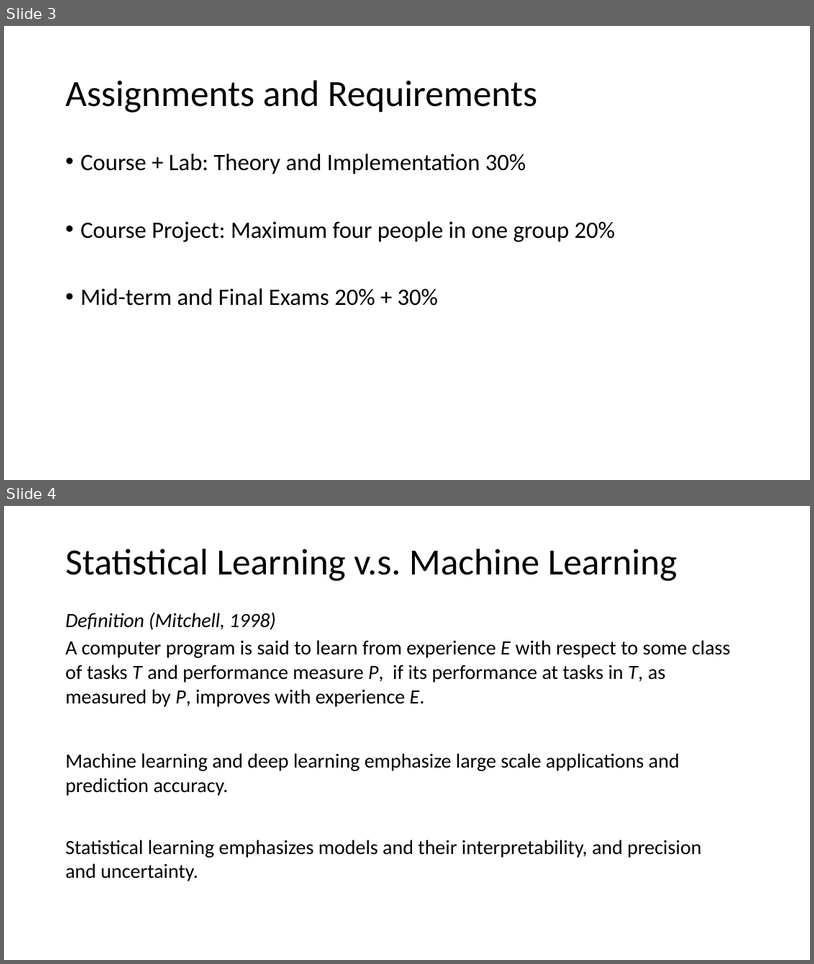
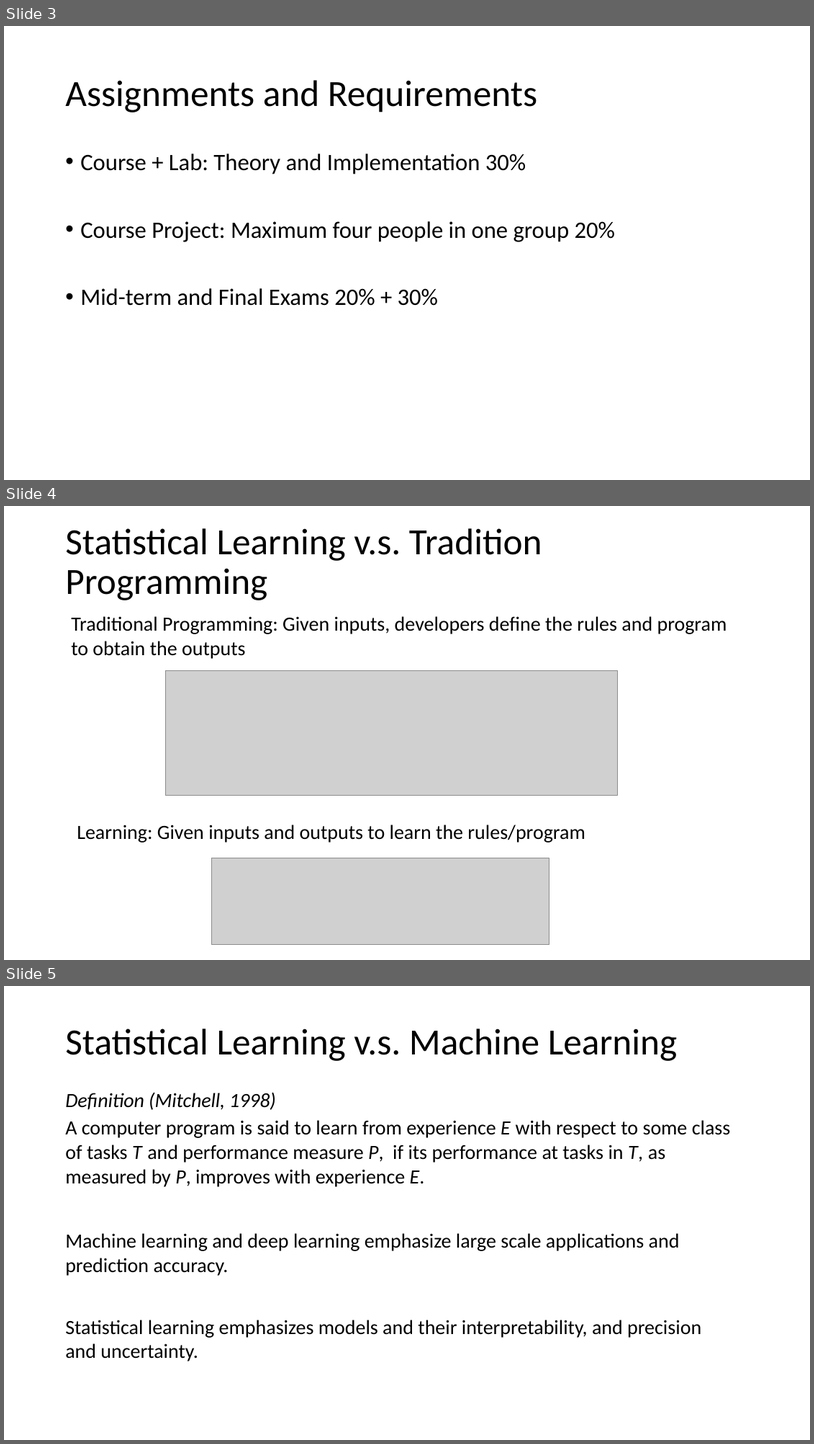
Before and after one commit to tianzheng4/tianzheng4.github.io, a slide deck: _umkc-teaching/slides/Lecture1 - Introduction.pptx. Shown one above the other, each under a label of ours: slides 3 and 4 before the commit, slides 3, 4 and 5 after it. The pictures are 814x964 and 814x1444 pixels, drawn with LibreOffice and Linux fonts; fonts in the diff are those of the drawing; grey boxes stand for pictures. Boxes give left, top, right and bottom in pixels: in the first picture for what was removed or moved away, otherwise in the second. Text is boxed around its words. In the diff, an @@ line names an element or a change of style, - is before the commit and + after.

```diff
--- a/_umkc-teaching/slides/Lecture1 - Introduction.pptx
+++ b/_umkc-teaching/slides/Lecture1 - Introduction.pptx
@@ slide 4 added at box(4, 506, 810, 960), background #FFFFFF @@
@@ title added at box(65, 528, 543, 600), 44 pt, text #000000 @@
+Statistical Learning v.s. Tradition Programming
@@ text added at box(71, 616, 728, 659), 24 pt, text #000000 @@
+Traditional Programming: Given inputs, developers define the rules and program to obtain the outputs
@@ picture added at box(165, 671, 618, 795) @@
@@ text added at box(77, 824, 585, 842), 24 pt, text #000000 @@
+Learning: Given inputs and outputs to learn the rules/program
@@ picture added at box(211, 857, 550, 944) @@
@@ what was slide 4 is now slide 5 @@
```
Also in this commit, not shown: 1 slide changed, 1 other slide added, 3 other files.
